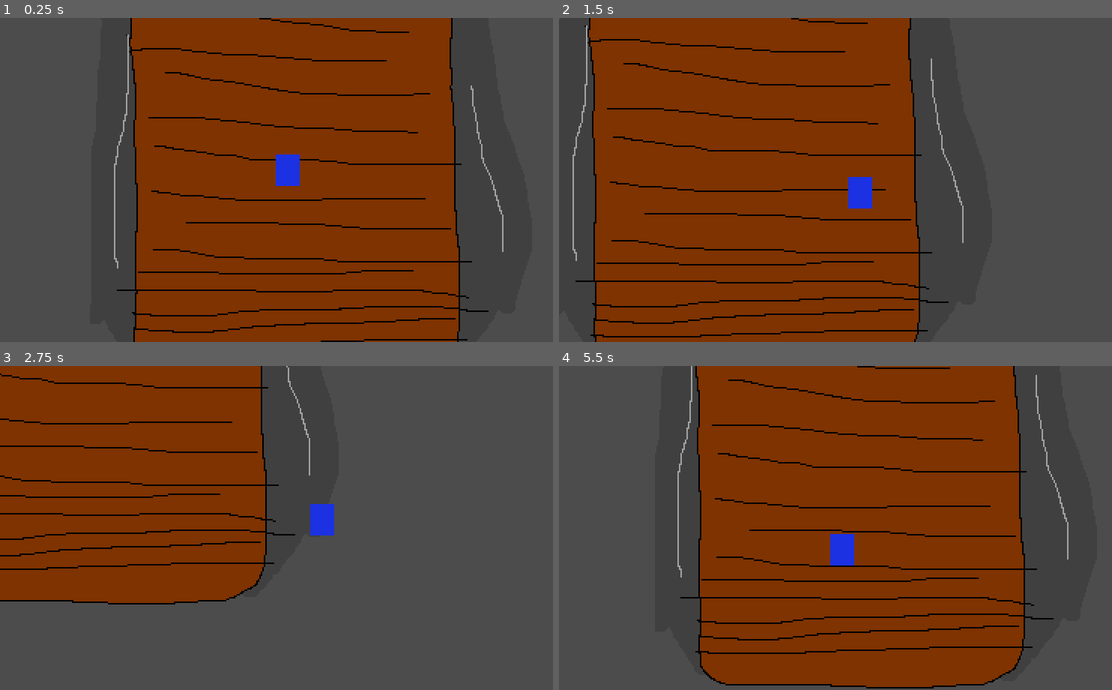
Above: before the commit, frames 1-4 (two rows, left to right).
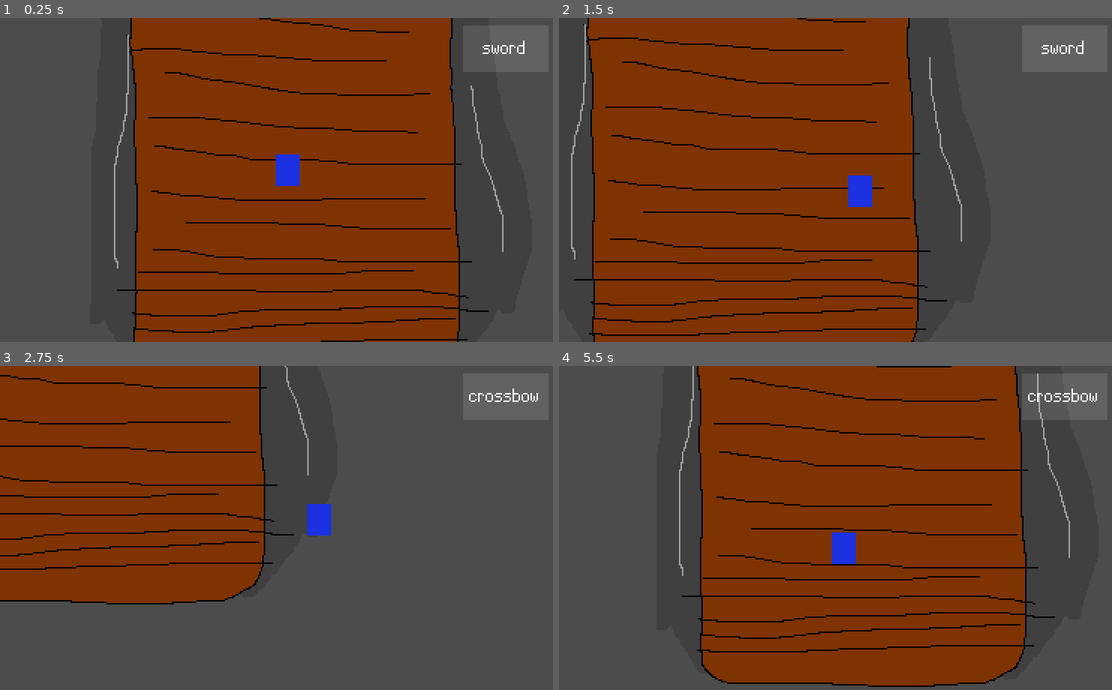
Above: after the commit, the same moments.

Repository: jiink/treasury-trouble
Game: Godot game, scene res://treasury.tscn
The game is run twice, just before and just after one commit, with the same random seed, the same clock (stepped at 60 frames per second) and the same inputs.
Inputs:
- Up to frame 1 (0.25 s): no input
- Up to frame 2 (1.5 s): tap Enter at 0.5 s; hold D (right) 0.53-1.28 s; tap Space (a, bound only after the commit) at 0.6, 1.35 s; hold S (down) from 1.28 s (still down)
- Up to frame 3 (2.75 s): release S (down) at 2.03 s; hold D (right) from 2.03 s (still down); tap Space (a, bound only after the commit) at 2.1 s
- Up to frame 4 (5.5 s): release D (right) at 2.78 s; hold W (up) 2.78-3.53 s; tap Space (a, bound only after the commit) every 0.75 s from 2.85 to 5.1 s; hold A (left) 3.53-5.03 s; hold S (down) from 5.03 s (still down)

The runs differ from the first frame. In frame 1, less than 0.1% of the frame differs, in the area x 87-95%, y 6-12%; in frame 2, 7.7%; in frame 3, 1.0%; in frame 4, 8.1%, in the area x 21-98%, y 0-100%.

Commit message:
more things

Diff:
--- a/Camera2D.gd
+++ b/Camera2D.gd
@@ -4,4 +4,4 @@
 
 func _process(delta):
 	if follow_player:
-		position = get_node("../YSort/player").position
+		position = get_node("../sort/player").position
--- /dev/null
+++ b/equipped_wep.gd
@@ -0,0 +1,4 @@
+extends Label
+
+func _process(delta):
+	text = $"../../sort/player".weapon
--- /dev/null
+++ b/player/movement.gd
@@ -0,0 +1,64 @@
+extends Node
+
+export (float) var max_speed = 100
+export (float) var accel = 10
+export (float) var friction = 0.7
+var speed = 1.0
+
+var motion = Vector2(0, 0)
+var direction = "right"
+var frozen = false
+
+onready var target = get_node("..")
+
+func _process(delta):
+	if not frozen:
+		get_inputs(delta)
+	else:
+		motion = Vector2(0,0)
+	motion = motion.normalized()
+
+	var movement = motion * speed
+	target.move_and_slide(movement)
+
+#	if motion.length() > 0:
+#		$AnimatedSprite.playing = true
+#	else:
+#		$AnimatedSprite.playing = false
+#		$AnimatedSprite.frame = 0
+
+func get_inputs(delta):
+	#motion = Vector2(0, 0)
+	if Input.is_action_pressed("up"):
+		motion.y -= 1
+	if Input.is_action_pressed("down"):
+		motion.y += 1
+
+	if Input.is_action_pressed("left"):
+		motion.x -= 1
+	if Input.is_action_pressed("right"):
+		motion.x += 1
+
+	speed = clamp(speed, 0, max_speed)
+	if Input.is_action_pressed("right") or Input.is_action_pressed("up") or Input.is_action_pressed("left") or Input.is_action_pressed("down"):
+		speed += accel
+	else:
+		speed *= friction
+
+	match motion:
+		Vector2(0, -1):
+			direction = "up"
+		Vector2(1, -1):
+			direction = "rightup"
+		Vector2(1, 0):
+			direction = "right"
+		Vector2(1, 1):
+			direction = "rightdown"
+		Vector2(0, 1):
+			direction = "down"
+		Vector2(-1, 1):
+			direction = "leftdown"
+		Vector2(-1, 0):
+			direction = "left"
+		Vector2(-1, -1):
+			direction = "leftup"
--- a/player/player.gd
+++ b/player/player.gd
@@ -1,62 +1,14 @@
 extends KinematicBody2D
 
-export (float) var max_speed
-export (float) var accel
-export (float) var friction
-var speed = 1.0
+var weapons = ["sword", "crossbow"]
+var wep_i = 0
+var weapon = weapons[wep_i]
 
-var motion = Vector2(0, 0)
-var direction = "right"
-var frozen = false
 
 func _process(delta):
-	if not frozen:
-		get_inputs(delta)
-	else:
-		motion = Vector2(0,0)
-	motion = motion.normalized()
-
-	var movement = motion * speed
-	move_and_slide(movement)
-
-#	if motion.length() > 0:
-#		$AnimatedSprite.playing = true
-#	else:
-#		$AnimatedSprite.playing = false
-#		$AnimatedSprite.frame = 0
-
-func get_inputs(delta):
-	#motion = Vector2(0, 0)
-	if Input.is_action_pressed("up"):
-		motion.y -= 1
-	if Input.is_action_pressed("down"):
-		motion.y += 1
-
-	if Input.is_action_pressed("left"):
-		motion.x -= 1
-	if Input.is_action_pressed("right"):
-		motion.x += 1
-
-	speed = clamp(speed, 0, max_speed)
-	if Input.is_action_pressed("right") or Input.is_action_pressed("up") or Input.is_action_pressed("left") or Input.is_action_pressed("down"):
-		speed += accel
-	else:
-		speed *= friction
-
-	match motion:
-		Vector2(0, -1):
-			direction = "up"
-		Vector2(1, -1):
-			direction = "rightup"
-		Vector2(1, 0):
-			direction = "right"
-		Vector2(1, 1):
-			direction = "rightdown"
-		Vector2(0, 1):
-			direction = "down"
-		Vector2(-1, 1):
-			direction = "leftdown"
-		Vector2(-1, 0):
-			direction = "left"
-		Vector2(-1, -1):
-			direction = "leftup"
+	if Input.is_action_just_released("a"):
+		if wep_i == 0:
+			wep_i = 1
+		else:
+			wep_i = 0
+	weapon = weapons[wep_i]
--- a/player/player.tscn
+++ b/player/player.tscn
@@ -1,15 +1,13 @@
-[gd_scene load_steps=3 format=2]
+[gd_scene load_steps=4 format=2]
 
 [ext_resource path="res://player/player.gd" type="Script" id=1]
+[ext_resource path="res://player/movement.gd" type="Script" id=2]
 
 [sub_resource type="RectangleShape2D" id=1]
 extents = Vector2( 8, 3 )
 
 [node name="player" type="KinematicBody2D"]
 script = ExtResource( 1 )
-max_speed = 100.0
-accel = 10.0
-friction = 0.7
 
 [node name="ColorRect" type="ColorRect" parent="."]
 margin_left = -8.0
@@ -22,3 +20,6 @@
 [node name="CollisionShape2D" type="CollisionShape2D" parent="."]
 position = Vector2( 0, 1 )
 shape = SubResource( 1 )
+
+[node name="movement" type="Node" parent="."]
+script = ExtResource( 2 )
--- a/project.godot
+++ b/project.godot
@@ -90,6 +90,11 @@
 "events": [ Object(InputEventMouseButton,"resource_local_to_scene":false,"resource_name":"","device":-1,"alt":false,"sh …(213 unchanged characters)…
  ]
 }
+a={
+"deadzone": 0.5,
+"events": [ Object(InputEventKey,"resource_local_to_scene":false,"resource_name":"","device":0,"alt":false,"shift":false,"control":false,"meta":false,"command":false,"pressed":false,"scancode":32,"unicode":0,"echo":false,"script":null)
+ ]
+}
 
 [rendering]
 
--- a/treasury.tscn
+++ b/treasury.tscn
@@ -1,28 +1,53 @@
-[gd_scene load_steps=4 format=2]
+[gd_scene load_steps=7 format=2]
 
-[ext_resource path="res://Camera2D.gd" type="Script" id=1]
-[ext_resource path="res://room/room.png" type="Texture" id=2]
-[ext_resource path="res://player/player.tscn" type="PackedScene" id=3]
+[ext_resource path="res://room/room.png" type="Texture" id=1]
+[ext_resource path="res://player/player.tscn" type="PackedScene" id=2]
+[ext_resource path="res://fonts/FontQuestSmall.ttf" type="DynamicFontData" id=3]
+[ext_resource path="res://equipped_wep.gd" type="Script" id=4]
+[ext_resource path="res://Camera2D.gd" type="Script" id=5]
+
+[sub_resource type="DynamicFont" id=1]
+font_data = ExtResource( 3 )
 
 [node name="treasury" type="Node"]
 
-[node name="Camera2D" type="Camera2D" parent="."]
+[node name="room" type="Sprite" parent="."]
+position = Vector2( 14, -28 )
+texture = ExtResource( 1 )
+
+[node name="floor" type="TileMap" parent="."]
+cell_size = Vector2( 16, 16 )
+format = 1
+
+[node name="sort" type="YSort" parent="."]
+
+[node name="player" parent="sort" instance=ExtResource( 2 )]
+
+[node name="hud" type="CanvasLayer" parent="."]
+
+[node name="ColorRect" type="ColorRect" parent="hud"]
+margin_left = 309.0
+margin_top = 5.0
+margin_right = 366.0
+margin_bottom = 36.0
+color = Color( 1, 1, 1, 0.121569 )
+
+[node name="equipped_wep" type="Label" parent="hud"]
+margin_left = 305.0
+margin_top = 10.0
+margin_right = 369.0
+margin_bottom = 31.0
+custom_fonts/font = SubResource( 1 )
+text = "weapon"
+align = 1
+valign = 1
+script = ExtResource( 4 )
+
+[node name="cam" type="Camera2D" parent="."]
 current = true
 smoothing_enabled = true
 drag_margin_left = 0.1
 drag_margin_top = 0.1
 drag_margin_right = 0.1
 drag_margin_bottom = 0.1
-script = ExtResource( 1 )
-
-[node name="room" type="Sprite" parent="."]
-position = Vector2( 14, -28 )
-texture = ExtResource( 2 )
-
-[node name="floor" type="TileMap" parent="."]
-cell_size = Vector2( 16, 16 )
-format = 1
-
-[node name="YSort" type="YSort" parent="."]
-
-[node name="player" parent="YSort" instance=ExtResource( 3 )]
+script = ExtResource( 5 )
Binary file added: fonts/FontQuest.ttf
Binary file added: fonts/FontQuestDramatic.ttf
Binary file added: fonts/FontQuestLittle.ttf
Binary file added: fonts/FontQuestSmall.ttf
